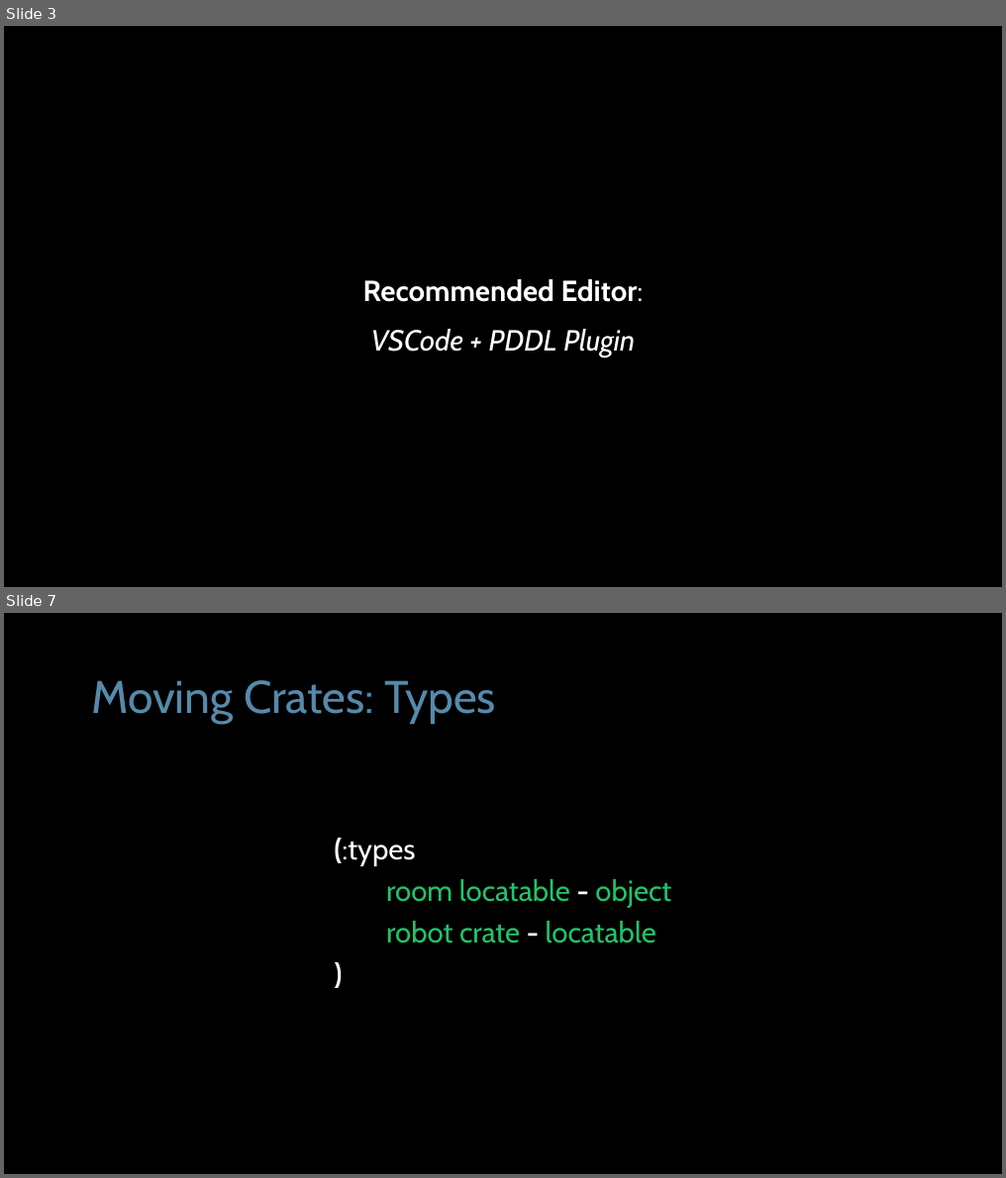
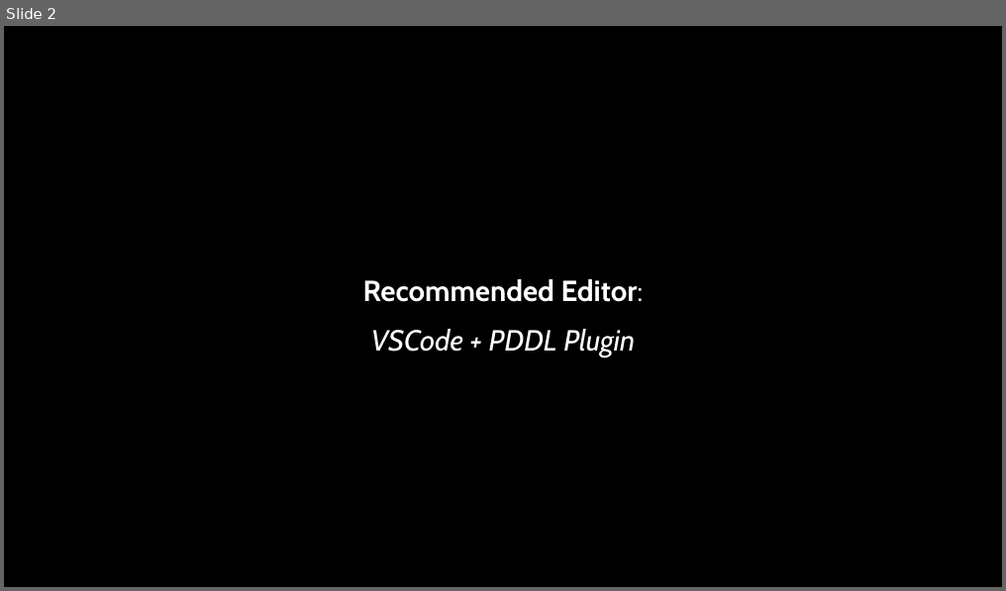
Before and after one commit to AI-Planning/modeling-in-pddl, a slide deck: exercises/cisc-813/adl/slides.pptx. Shown one above the other, each under a label of ours: slides 3 and 7 before the commit, slide 2 after it; the slides between them are not shown. The pictures are 1006x1178 and 1006x591 pixels, drawn with LibreOffice and Linux fonts; fonts in the diff are those of the drawing. Boxes give left, top, right and bottom in pixels: in the first picture for what was removed or moved away, otherwise in the second. Text is boxed around its words. In the diff, an @@ line names an element or a change of style, - is before the commit and + after.

```diff
--- a/exercises/cisc-813/adl/slides.pptx
+++ b/exercises/cisc-813/adl/slides.pptx
@@ slide 7 removed at <box>4,613,1002,1174</box>, background #000000 @@
@@ title removed at <box>91,680,496,724</box> @@
-Moving Crates: Types
@@ text removed at <box>334,838,671,944</box> @@
-(:types
-room locatable - object
-robot crate - locatable
-)
@@ what was slide 3 is now slide 2 @@
```
Also in this commit, not shown: 2 slides changed, 3 slides added, 16 other slides removed, 2 other files.
